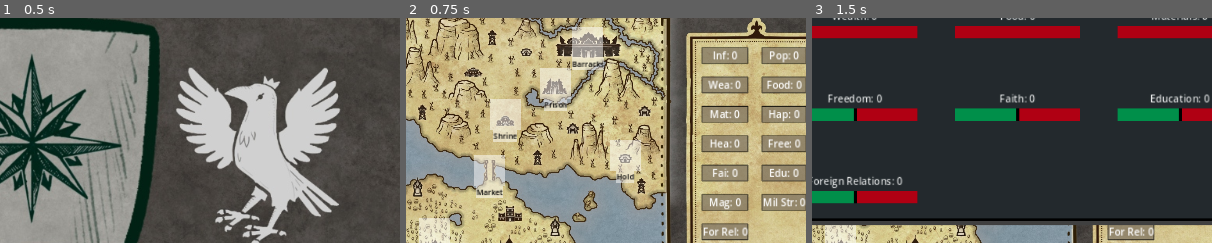
Above: before the commit, frames 1-3 (left to right).
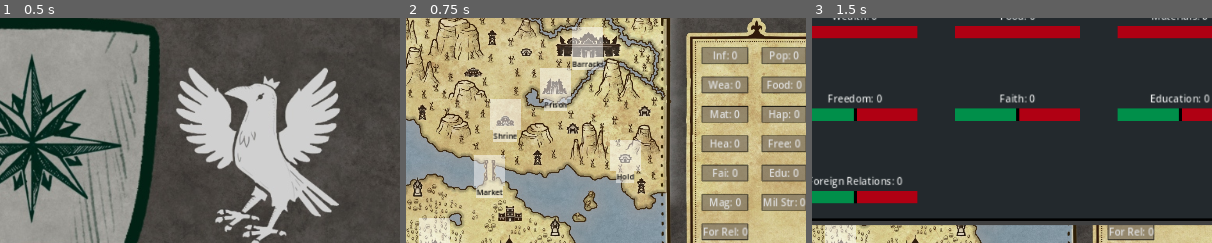
Above: after the commit, the same moments.

Repository: Evenwood/godotgamejam77
Game: Godot game, scene res://Main.tscn
Two runs of this game, one before a commit and one after it. Both use one fixed random seed, a clock stepped at 60 frames per second and the inputs below.
Inputs:
- Up to frame 1 (0.5 s): no input
- Up to frame 2 (0.75 s): click "Start Game" at 0.5 s
- Up to frame 3 (1.5 s): click "View Stats" at 1.25 s
The pictures show only the part of the screen within x 45-95%, y 10-60%; the shares and areas given below are measured in that part.

Frame 1 is identical in both runs. In frame 2, 0.3% of the frame differs, in the area x 74-98%, y 15-97%; in frame 3, less than 0.1%.

Commit message:
Added a statistic info textbox that appears when clicking on a statistic

Diff:
--- a/game/GUI/Map_interface.tscn
+++ b/game/GUI/Map_interface.tscn
@@ -17,6 +17,20 @@
 border_blend = true
 shadow_size = 2
 
+[sub_resource type="StyleBoxFlat" id="StyleBoxFlat_j4v6i"]
+bg_color = Color(0.168627, 0.12549, 0.0470588, 0.482353)
+border_width_left = 1
+border_width_top = 1
+border_width_right = 1
+border_width_bottom = 1
+border_color = Color(0, 0, 0, 1)
+border_blend = true
+corner_radius_top_left = 3
+corner_radius_top_right = 3
+corner_radius_bottom_right = 3
+corner_radius_bottom_left = 3
+shadow_size = 4
+
 [node name="MapInterface" type="Control"]
 layout_mode = 3
 anchors_preset = 0
@@ -71,16 +85,15 @@
 theme_override_constants/v_separation = 22
 columns = 2
 
-[node name="Influence" type="Label" parent="StatMargins/StatGrid"]
+[node name="Influence" type="Button" parent="StatMargins/StatGrid"]
 custom_minimum_size = Vector2(60, 20)
 layout_mode = 2
 tooltip_text = "Influence"
 mouse_filter = 1
 theme_override_styles/normal = SubResource("StyleBoxFlat_nbddc")
 text = "Inf: 0"
-horizontal_alignment = 1
-
-[node name="Population" type="Label" parent="StatMargins/StatGrid"]
+
+[node name="Population" type="Button" parent="StatMargins/StatGrid"]
 custom_minimum_size = Vector2(60, 20)
 layout_mode = 2
 tooltip_text = "Population"
@@ -88,18 +101,16 @@
 theme_override_styles/normal = SubResource("StyleBoxFlat_nbddc")
 text = "Pop: 0
 "
-horizontal_alignment = 1
-
-[node name="Wealth" type="Label" parent="StatMargins/StatGrid"]
+
+[node name="Wealth" type="Button" parent="StatMargins/StatGrid"]
 custom_minimum_size = Vector2(60, 20)
 layout_mode = 2
 tooltip_text = "Wealth"
 mouse_filter = 1
 theme_override_styles/normal = SubResource("StyleBoxFlat_nbddc")
 text = "Wea: 0"
-horizontal_alignment = 1
-
-[node name="Food" type="Label" parent="StatMargins/StatGrid"]
+
+[node name="Food" type="Button" parent="StatMargins/StatGrid"]
 custom_minimum_size = Vector2(60, 20)
 layout_mode = 2
 tooltip_text = "Food"
@@ -107,9 +118,8 @@
 theme_override_styles/normal = SubResource("StyleBoxFlat_nbddc")
 text = "Food: 0
 "
-horizontal_alignment = 1
-
-[node name="Materials" type="Label" parent="StatMargins/StatGrid"]
+
+[node name="Materials" type="Button" parent="StatMargins/StatGrid"]
 custom_minimum_size = Vector2(60, 20)
 layout_mode = 2
 tooltip_text = "Materials"
@@ -117,9 +127,8 @@
 theme_override_styles/normal = SubResource("StyleBoxFlat_nbddc")
 text = "Mat: 0
 "
-horizontal_alignment = 1
-
-[node name="Happiness" type="Label" parent="StatMargins/StatGrid"]
+
+[node name="Happiness" type="Button" parent="StatMargins/StatGrid"]
 custom_minimum_size = Vector2(60, 20)
 layout_mode = 2
 tooltip_text = "Happiness"
@@ -127,9 +136,8 @@
 theme_override_styles/normal = SubResource("StyleBoxFlat_nbddc")
 text = "Hap: 0
 "
-horizontal_alignment = 1
-
-[node name="Health" type="Label" parent="StatMargins/StatGrid"]
+
+[node name="Health" type="Button" parent="StatMargins/StatGrid"]
 custom_minimum_size = Vector2(60, 20)
 layout_mode = 2
 tooltip_text = "Health"
@@ -137,18 +145,16 @@
 theme_override_styles/normal = SubResource("StyleBoxFlat_nbddc")
 text = "Hea: 0
 "
-horizontal_alignment = 1
-
-[node name="Freedom" type="Label" parent="StatMargins/StatGrid"]
+
+[node name="Freedom" type="Button" parent="StatMargins/StatGrid"]
 custom_minimum_size = Vector2(60, 20)
 layout_mode = 2
 tooltip_text = "Freedom"
 mouse_filter = 1
 theme_override_styles/normal = SubResource("StyleBoxFlat_nbddc")
 text = "Free: 0"
-horizontal_alignment = 1
-
-[node name="Faith" type="Label" parent="StatMargins/StatGrid"]
+
+[node name="Faith" type="Button" parent="StatMargins/StatGrid"]
 custom_minimum_size = Vector2(60, 20)
 layout_mode = 2
 tooltip_text = "Faith"
@@ -156,9 +162,8 @@
 theme_override_styles/normal = SubResource("StyleBoxFlat_nbddc")
 text = "Fai: 0
 "
-horizontal_alignment = 1
-
-[node name="Education" type="Label" parent="StatMargins/StatGrid"]
+
+[node name="Education" type="Button" parent="StatMargins/StatGrid"]
 custom_minimum_size = Vector2(60, 20)
 layout_mode = 2
 tooltip_text = "Education"
@@ -166,9 +171,8 @@
 theme_override_styles/normal = SubResource("StyleBoxFlat_nbddc")
 text = "Edu: 0
 "
-horizontal_alignment = 1
-
-[node name="Magic" type="Label" parent="StatMargins/StatGrid"]
+
+[node name="Magic" type="Button" parent="StatMargins/StatGrid"]
 custom_minimum_size = Vector2(60, 20)
 layout_mode = 2
 tooltip_text = "Magic"
@@ -176,9 +180,8 @@
 theme_override_styles/normal = SubResource("StyleBoxFlat_nbddc")
 text = "Mag: 0
 "
-horizontal_alignment = 1
-
-[node name="MilitaryStrength" type="Label" parent="StatMargins/StatGrid"]
+
+[node name="MilitaryStrength" type="Button" parent="StatMargins/StatGrid"]
 custom_minimum_size = Vector2(60, 20)
 layout_mode = 2
 tooltip_text = "Military Strength"
@@ -186,9 +189,8 @@
 theme_override_styles/normal = SubResource("StyleBoxFlat_nbddc")
 text = "Mil Str: 0
 "
-horizontal_alignment = 1
-
-[node name="ForeignRelations" type="Label" parent="StatMargins/StatGrid"]
+
+[node name="ForeignRelations" type="Button" parent="StatMargins/StatGrid"]
 custom_minimum_size = Vector2(60, 20)
 layout_mode = 2
 tooltip_text = "Foreign Relations"
@@ -196,7 +198,6 @@
 theme_override_styles/normal = SubResource("StyleBoxFlat_nbddc")
 text = "For Rel: 0
 "
-horizontal_alignment = 1
 
 [node name="StatScreen" parent="." instance=ExtResource("6_6r02h")]
 visible = false
@@ -209,4 +210,30 @@
 offset_bottom = 546.0
 text = "View Stats"
 
+[node name="StatInfo" type="Label" parent="."]
+visible = false
+z_index = 1
+layout_mode = 0
+offset_left = 750.0
+offset_top = 95.0
+offset_right = 1020.0
+offset_bottom = 337.0
+theme_override_styles/normal = SubResource("StyleBoxFlat_j4v6i")
+horizontal_alignment = 1
+vertical_alignment = 1
+autowrap_mode = 3
+
+[connection signal="pressed" from="StatMargins/StatGrid/Influence" to="." method="_on_influence_pressed"]
+[connection signal="pressed" from="StatMargins/StatGrid/Population" to="." method="_on_population_pressed"]
+[connection signal="pressed" from="StatMargins/StatGrid/Wealth" to="." method="_on_wealth_pressed"]
+[connection signal="pressed" from="StatMargins/StatGrid/Food" to="." method="_on_food_pressed"]
+[connection signal="pressed" from="StatMargins/StatGrid/Materials" to="." method="_on_materials_pressed"]
+[connection signal="pressed" from="StatMargins/StatGrid/Happiness" to="." method="_on_happiness_pressed"]
+[connection signal="pressed" from="StatMargins/StatGrid/Health" to="." method="_on_health_pressed"]
+[connection signal="pressed" from="StatMargins/StatGrid/Freedom" to="." method="_on_freedom_pressed"]
+[connection signal="pressed" from="StatMargins/StatGrid/Faith" to="." method="_on_faith_pressed"]
+[connection signal="pressed" from="StatMargins/StatGrid/Education" to="." method="_on_education_pressed"]
+[connection signal="pressed" from="StatMargins/StatGrid/Magic" to="." method="_on_magic_pressed"]
+[connection signal="pressed" from="StatMargins/StatGrid/MilitaryStrength" to="." method="_on_military_strength_pressed"]
+[connection signal="pressed" from="StatMargins/StatGrid/ForeignRelations" to="." method="_on_foreign_relations_pressed"]
 [connection signal="pressed" from="Button" to="." method="_on_button_pressed"]
--- a/game/GUI/map_interface.gd
+++ b/game/GUI/map_interface.gd
@@ -3,19 +3,20 @@
 @onready var dice_scene: Node2D = $PanelContainer/DiceScene
 @onready var pause_menu = $PanelContainer2/PauseMenu
 @onready var stat_screen = $StatScreen
-@onready var influence: Label = $StatMargins/StatGrid/Influence
-@onready var population: Label = $StatMargins/StatGrid/Population
-@onready var wealth: Label = $StatMargins/StatGrid/Wealth
-@onready var food: Label = $StatMargins/StatGrid/Food
-@onready var materials: Label = $StatMargins/StatGrid/Materials
-@onready var happiness: Label = $StatMargins/StatGrid/Happiness
-@onready var health: Label = $StatMargins/StatGrid/Health
-@onready var freedom: Label = $StatMargins/StatGrid/Freedom
-@onready var faith: Label = $StatMargins/StatGrid/Faith
-@onready var education: Label = $StatMargins/StatGrid/Education
-@onready var magic: Label = $StatMargins/StatGrid/Magic
-@onready var military_strength: Label = $StatMargins/StatGrid/MilitaryStrength
-@onready var foreign_relations: Label = $StatMargins/StatGrid/ForeignRelations
+@onready var influence: Button = $StatMargins/StatGrid/Influence
+@onready var population: Button = $StatMargins/StatGrid/Population
+@onready var wealth: Button = $StatMargins/StatGrid/Wealth
+@onready var food: Button = $StatMargins/StatGrid/Food
+@onready var materials: Button = $StatMargins/StatGrid/Materials
+@onready var happiness: Button = $StatMargins/StatGrid/Happiness
+@onready var health: Button = $StatMargins/StatGrid/Health
+@onready var freedom: Button = $StatMargins/StatGrid/Freedom
+@onready var faith: Button = $StatMargins/StatGrid/Faith
+@onready var education: Button = $StatMargins/StatGrid/Education
+@onready var magic: Button = $StatMargins/StatGrid/Magic
+@onready var military_strength: Button = $StatMargins/StatGrid/MilitaryStrength
+@onready var foreign_relations: Button = $StatMargins/StatGrid/ForeignRelations
+@onready var stat_info: Label = $StatInfo
 
 var dropzone_scene = preload("res://DropZoneControl/drop_zone.tscn")
 #var Actions = preload("res://ActionControl/actions.gd")
@@ -46,6 +47,8 @@
 	military_strength.text = "Mil Str: %d" % [State.military_strength]
 	foreign_relations.text = "For Rel: %d" % [State.foreign_relations]
 	if Input.is_action_just_pressed("escape"):
+		stat_screen.hide()
+		stat_info.hide()
 		pauseMenu()
 
 #Called every frame. 'delta' is the elapsed time since the previous frame.
@@ -124,4 +127,69 @@
 
 
 func _on_button_pressed() -> void:
+	stat_info.hide()
 	stat_screen.show()
+
+
+func _on_influence_pressed() -> void:
+	stat_info.text = "Influence measures your control over the populace as a whole. As it grows, the nation grows wealthier; however, your people lose more and more freedom."
+	stat_info.show()
+
+
+func _on_population_pressed() -> void:
+	stat_info.text = "Population measures the number of working-age citizens of your nations. As it grows, the nation grows wealther; however, the demand for food increases in turn."
+	stat_info.show()
+
+
+func _on_wealth_pressed() -> void:
+	stat_info.text = "Wealth measures the currency available to the people and the strength of the nation's trade. As it grows, more education is made available to your people; however, material desire causes people to lose their faith."
+	stat_info.show()
+
+
+func _on_food_pressed() -> void:
+	stat_info.text = "Food measures the nutrition available to fill the hungry bellies of your people. With more food, your people will be healthier; however, maintaining food stores comes at monetary cost."
+	stat_info.show()
+
+
+func _on_materials_pressed() -> void:
+	stat_info.text = "Materials measures the amount of common supplies used for industry and artistry. More materials available leads to more food being available; however, material desire causes people to lose their faith."
+	stat_info.show()
+
+
+func _on_happiness_pressed() -> void:
+	stat_info.text = "Happiness measures the satisfaction of your people and is a core metric of success. The happier your people, the more wealth will come in; however, they will be less inclined to work with foreign powers."
+	stat_info.show()
+
+func _on_health_pressed() -> void:
+	stat_info.text = "Health measures the vital spirit, life energy, and overall physical condition of your people. A healthy populace is a growing populace; however, high health does not lead to great piety."
+	stat_info.show()
+
+
+func _on_freedom_pressed() -> void:
+	stat_info.text = "Freedom measures the liberty and independence of your people. The freer your people, the happier they'll be; however, a highly free populace won't offer much in times of war."
+	stat_info.show()
+
+
+func _on_faith_pressed() -> void:
+	stat_info.text = "Faith measures how connected to the gods of fate your people are. Great faith leads to great magical power; however, reliance on faith will lead to intellectual degredation."
+	stat_info.show()
+
+
+func _on_education_pressed() -> void:
+	stat_info.text = "Education measures the academic and intellectual prowess of your people. A more educated populace will allow for the use and discovery of more materials; however, it will also be harder to exert influence over them."
+	stat_info.show()
+
+
+func _on_magic_pressed() -> void:
+	stat_info.text = "Magic measures the arcane and primordial power of your nation. Bolstering your magic shall grow your military might; however, investing in magic demands great amounts of exotic materials."
+	stat_info.show()
+
+
+func _on_military_strength_pressed() -> void:
+	stat_info.text = "Military strength measures the might of your nation. As your nation grows stronger, as does the influence you can exert over it; however, investing in the military does little for the happiness of the nation."
+	stat_info.show()
+
+
+func _on_foreign_relations_pressed() -> void:
+	stat_info.text = "Foreign relations measures the positive connections you have formed with other nations. As it grows, new people will come in, adding to your population; however, focus on external factors will decrease your influence over internal factors."
+	stat_info.show()
Not shown: 1 places in game/GUI/Map_interface.tscn that only renumber resources
